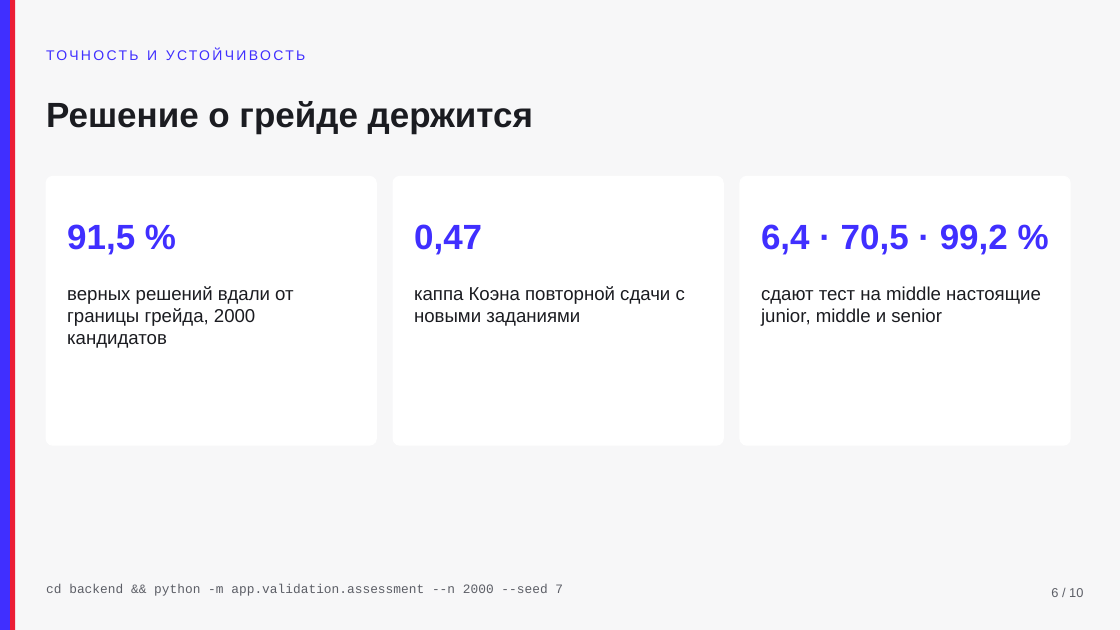
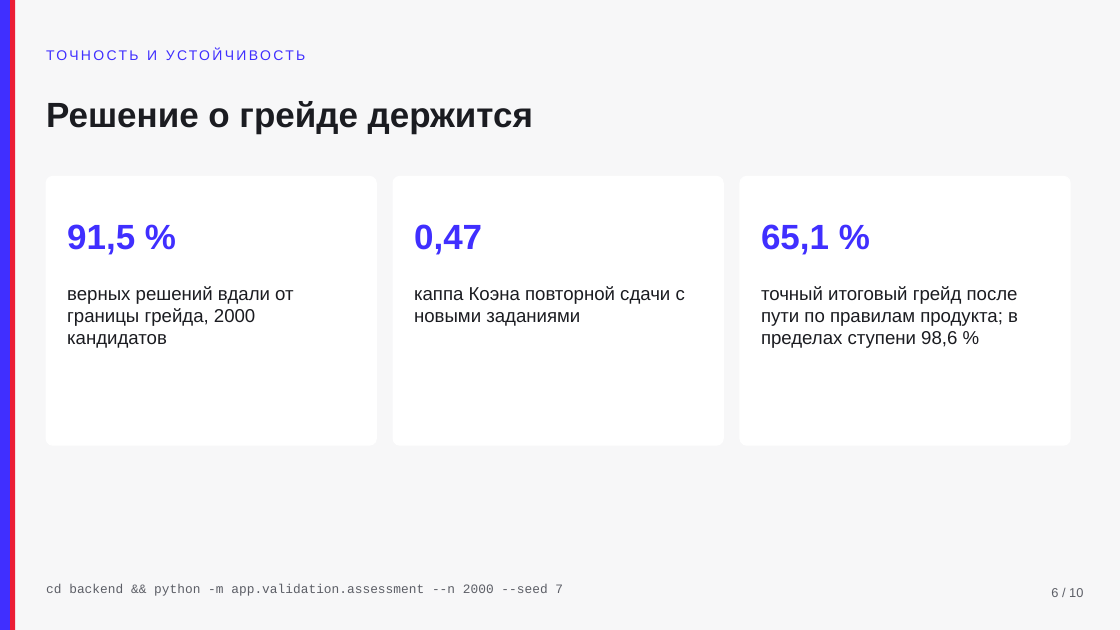
Before and after one commit to KonkovDV/fsp-talent, a slide deck: slide 6 of docs/pitch.pptx. Drawn at 1120x630 pixels with LibreOffice and Linux fonts; fonts in the diff are those of the drawing. Boxes give left, top, right and bottom in pixels: in the first picture for what was removed or moved away, otherwise in the second. Text is boxed around its words. In the diff, an @@ line names an element or a change of style, - is before the commit and + after.

Commit message:
Считать итоговый грейд после пути по правилам продукта и не менять пороги остановки, пока перебор не улучшит каппу, длину и проверки сразу.

```diff
--- a/docs/pitch.pptx
+++ b/docs/pitch.pptx
@@ text at [761,224,829,255]: text changed @@
-6,4 · 70,5 · 99,2 %
+65,1 %
@@ text at [761,286,1018,348]: text changed @@
-сдают тест на middle настоящие junior, middle и senior
+точный итоговый грейд после пути по правилам продукта; в пределах ступени 98,6 %
```
Also in this commit, not shown: 1 other slide changed, 10 other files.
